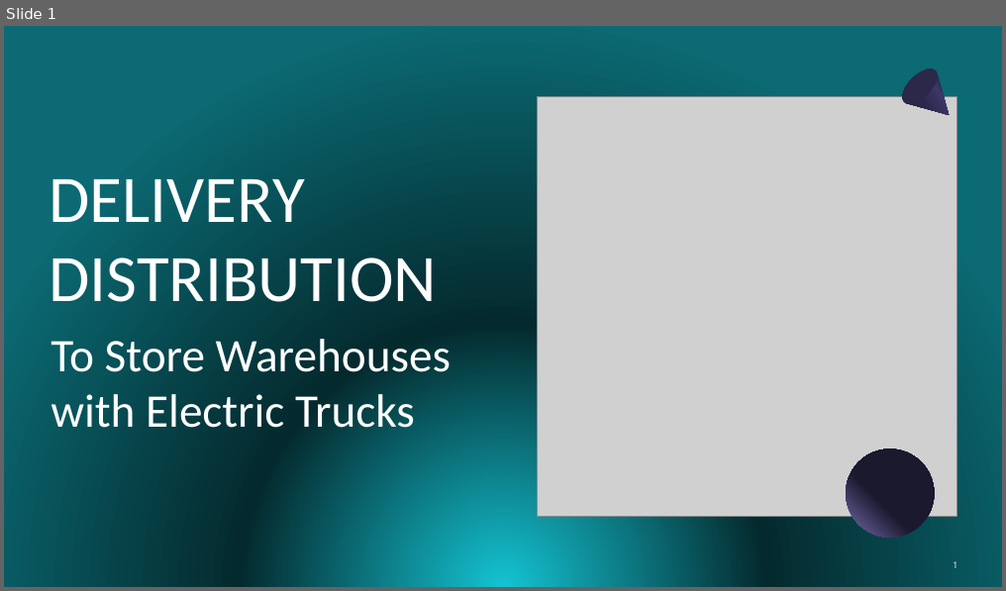
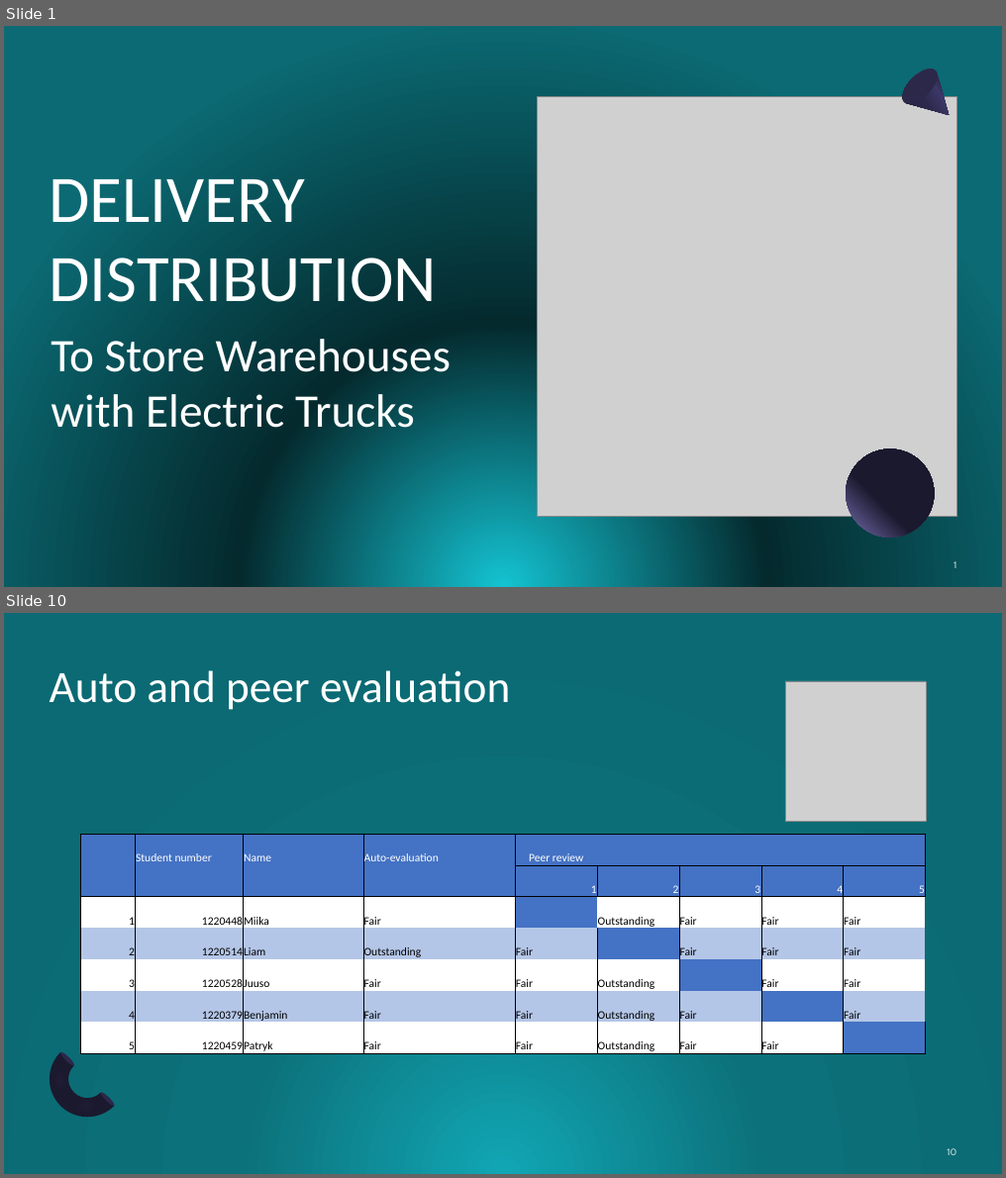
Before and after one commit to prmika/ErasmusProject, a slide deck: Documentation/presentation_lapr5_11_01_2023.pptx. Shown one above the other, each under a label of ours: slide 1 before the commit, slides 1 and 10 after it; the slides between them are not shown. The pictures are 1006x591 and 1006x1178 pixels, drawn with LibreOffice and Linux fonts; fonts in the diff are those of the drawing; grey boxes stand for pictures. Boxes give left, top, right and bottom in pixels: in the first picture for what was removed or moved away, otherwise in the second. Text is boxed around its words. In the diff, an @@ line names an element or a change of style, - is before the commit and + after.

```diff
--- a/Documentation/presentation_lapr5_11_01_2023.pptx
+++ b/Documentation/presentation_lapr5_11_01_2023.pptx
@@ slide 10 added at [4, 613, 1002, 1174], background gradient #11A6B4 to #0C717A to #0B6A73 @@
@@ title added at [50, 670, 510, 710], 43.2 pt, text #FFFFFF @@
+Auto and peer evaluation
@@ picture added at [785, 681, 927, 822] @@
@@ table added at [80, 835, 927, 1058], 7 rows, 9 columns @@
+ | Student number | Name | Auto-evaluation | Peer review |  |  |  | 
+ |  |  |  | 1 | 2 | 3 | 4 | 5
+1 | 1220448 | Miika | Fair |  | Outstanding | Fair | Fair | Fair
+2 | 1220514 | Liam | Outstanding | Fair |  | Fair | Fair | Fair
+3 | 1220528 | Juuso | Fair | Fair | Outstanding |  | Fair | Fair
+4 | 1220379 | Benjamin | Fair | Fair | Outstanding | Fair |  | Fair
+5 | 1220459 | Patryk | Fair | Fair | Outstanding | Fair | Fair | 
@@ group added at [34, 1049, 118, 1134]: 2 freeform shapes, 2 ellipses @@
@@ page number added at [946, 1149, 956, 1156], 9 pt, text #FFFFFF at 80% opacity @@
+10
```
Also in this commit, not shown: 9 other slides added, 4 slides removed.
